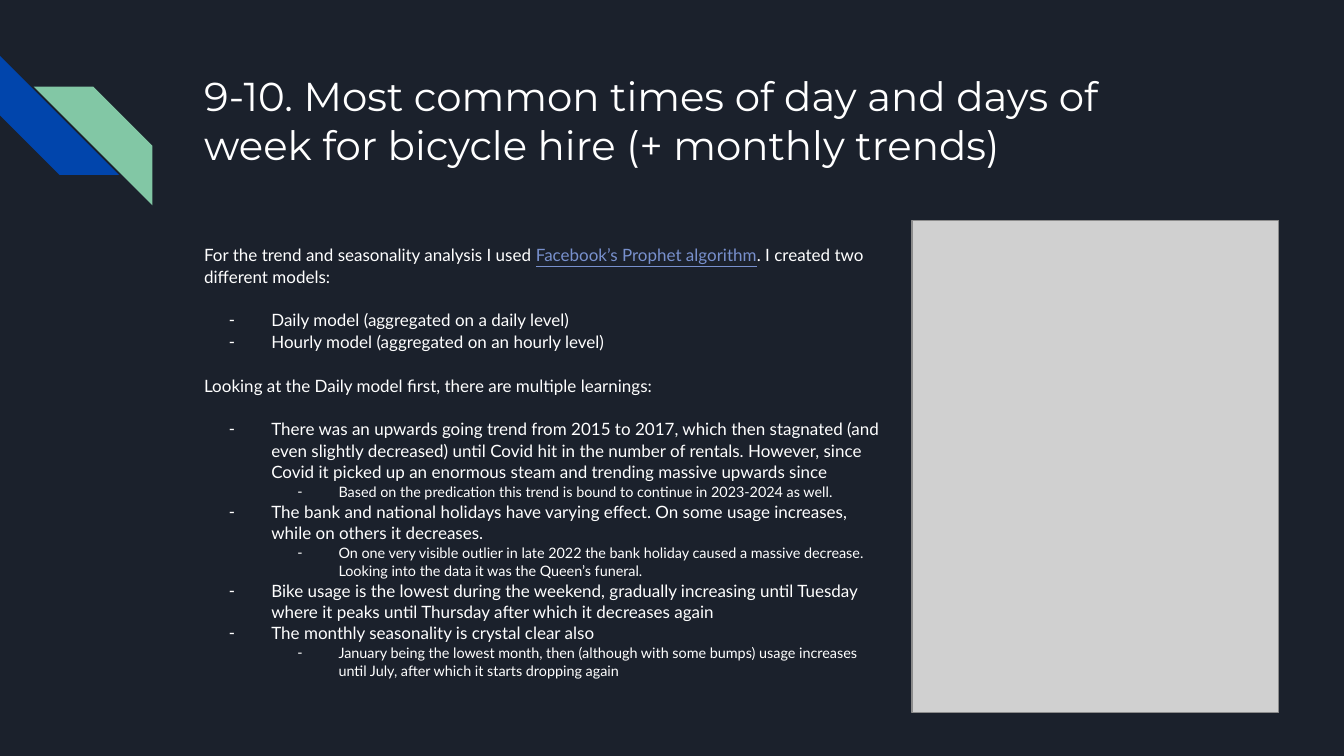
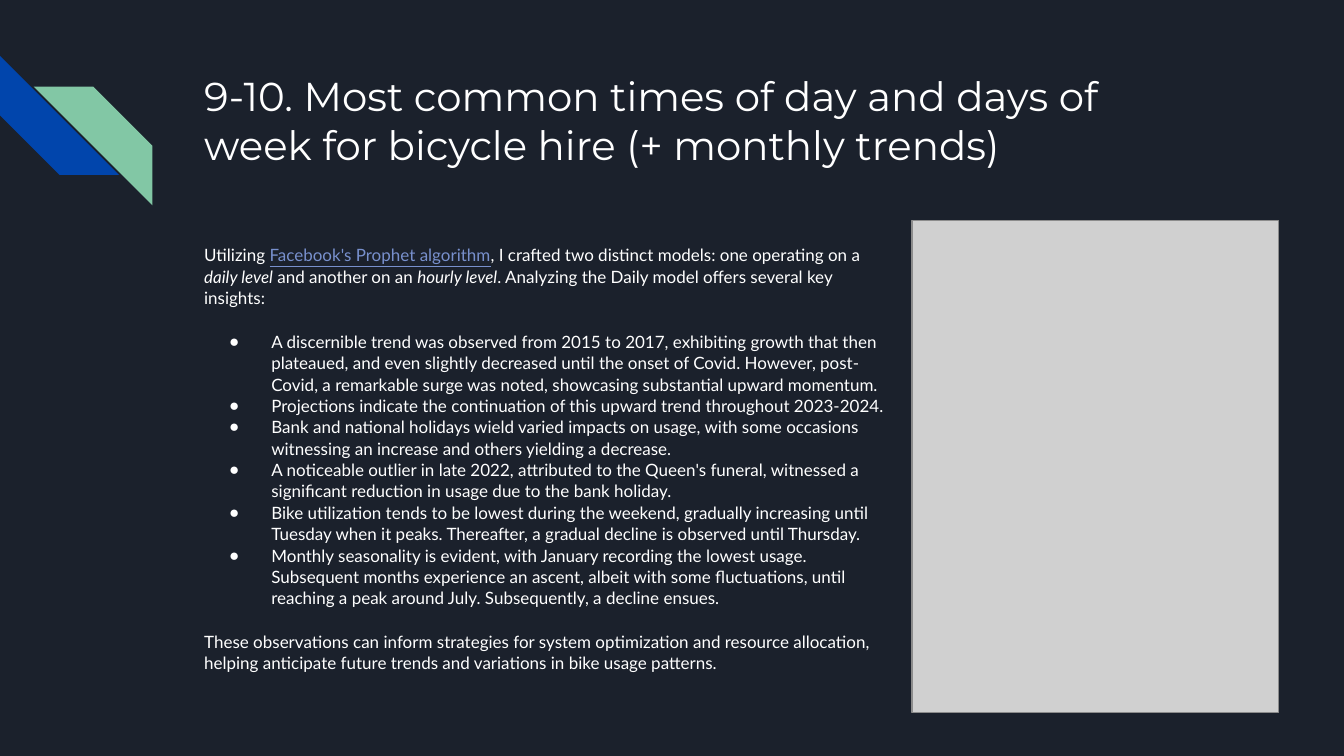
Before and after one commit to zsoltnyiri/zoe_take_home_test, a slide deck: slide 17 of Zoe - Take Home Task - Zsolt Nyiri.pptx. Drawn at 1344x756 pixels with LibreOffice and Linux fonts; fonts in the diff are those of the drawing; grey boxes stand for pictures. Boxes give left, top, right and bottom in pixels: in the first picture for what was removed or moved away, otherwise in the second. Text is boxed around its words. In the diff, an @@ line names an element or a change of style, - is before the commit and + after.

Commit message:
Add files via upload
fixed typos

```diff
--- a/Zoe - Take Home Task - Zsolt Nyiri.pptx
+++ b/Zoe - Take Home Task - Zsolt Nyiri.pptx
@@ text at (x1=204, y1=248, x2=883, y2=672): text changed @@
-For the trend and seasonality analysis I used Facebook’s Prophet algorithm. I created two different models:
-– Daily model (aggregated on a daily level)
-– Hourly model (aggregated on an hourly level)
-Looking at the Daily model first, there are multiple learnings:
-– There was an upwards going trend from 2015 to 2017, which then stagnated (and even slightly decreased) until Covid hit in the number of rentals. However, since Covid it picked up an enormous steam and trending massive upwards since
-  – Based on the predication this trend is bound to continue in 2023-2024 as well.
-– The bank and national holidays have varying effect. On some usage increases, while on others it decreases.
-  – On one very visible outlier in late 2022 the bank holiday caused a massive decrease. Looking into the data it was the Queen’s funeral.
-– Bike usage is the lowest during the weekend, gradually increasing until Tuesday where it peaks until Thursday after which it decreases again
-– The monthly seasonality is crystal clear also
-  – January being the lowest month, then (although with some bumps) usage increases until July, after which it starts dropping again
+Utilizing Facebook's Prophet algorithm, I crafted two distinct models: one operating on a daily level and another on an hourly level. Analyzing the Daily model offers several key insights:
+● A discernible trend was observed from 2015 to 2017, exhibiting growth that then plateaued, and even slightly decreased until the onset of Covid. However, post-Covid, a remarkable surge was noted, showcasing substantial upward momentum.
+● Projections indicate the continuation of this upward trend throughout 2023-2024.
+● Bank and national holidays wield varied impacts on usage, with some occasions witnessing an increase and others yielding a decrease.
+● A noticeable outlier in late 2022, attributed to the Queen's funeral, witnessed a significant reduction in usage due to the bank holiday.
+● Bike utilization tends to be lowest during the weekend, gradually increasing until Tuesday when it peaks. Thereafter, a gradual decline is observed until Thursday.
+● Monthly seasonality is evident, with January recording the lowest usage. Subsequent months experience an ascent, albeit with some fluctuations, until reaching a peak around July. Subsequently, a decline ensues.
+These observations can inform strategies for system optimization and resource allocation, helping anticipate future trends and variations in bike usage patterns.
```
Also in this commit, not shown: 16 other slides changed, 3 slides added, 2 slides removed.
